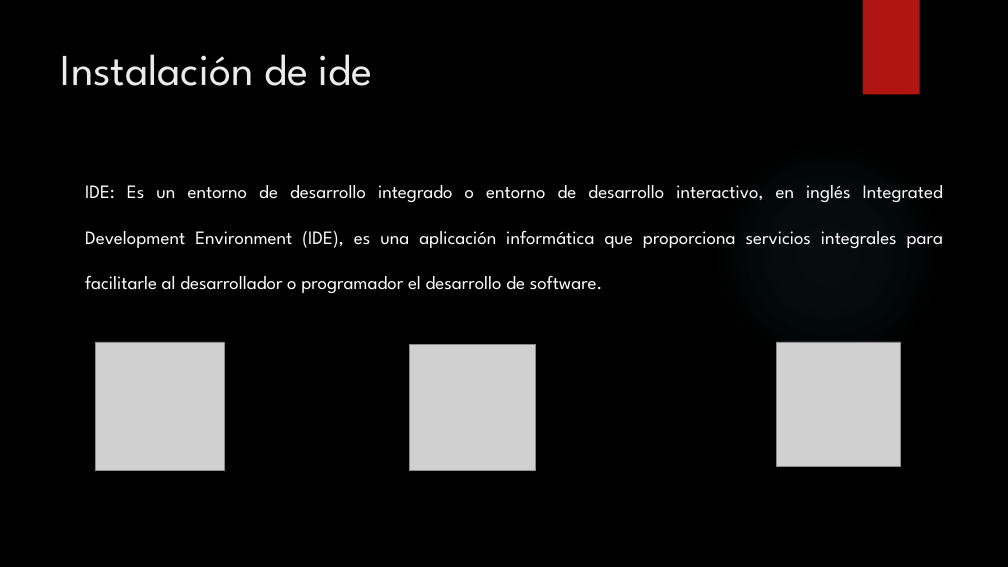
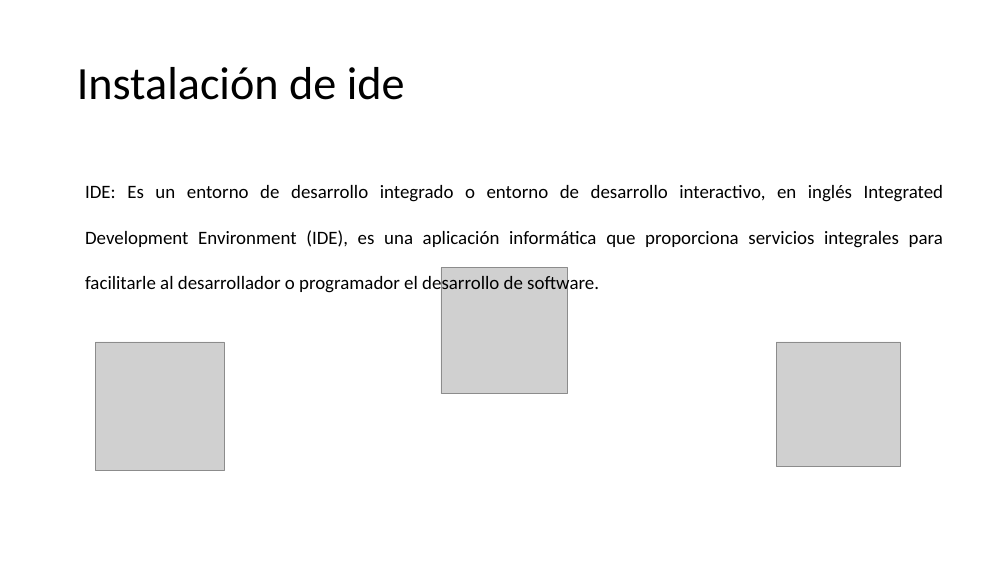
Before and after one commit to fabioandpinto/cursopython-2021, a slide deck: slide 21 of CursoPython.pptx (slide 20 before the commit). Drawn at 1008x567 pixels with LibreOffice and Linux fonts; fonts in the diff are those of the drawing; grey boxes stand for pictures; background and template pictures are left out. Boxes give left, top, right and bottom in pixels: in the first picture for what was removed or moved away, otherwise in the second. Text is boxed around its words. In the diff, an @@ line names an element or a change of style, - is before the commit and + after.

```diff
--- a/CursoPython.pptx
+++ b/CursoPython.pptx
@@ background picture (left out) to #FFFFFF @@
@@ rectangle removed at box(863, 0, 920, 95) @@
@@ title "Instalación de ide": place and size @@
-title "Instalación de ide" at box(61, 54, 373, 86)
+title "Instalación de ide" at box(77, 67, 405, 100)
@@ title "Instalación de ide" at box(77, 67, 405, 100): size 42 to 44 pt, font League Spartan to Calibri, text colour #EBEBEB to #000000; line spacing 1 to 0.9; vertical alignment top to middle @@
@@ ellipse removed at box(712, 138, 944, 371) @@
@@ text "IDE: Es un entorno de ..." at box(85, 185, 943, 294): font League Spartan to Calibri, text colour #FFFFFF to #000000 @@
@@ picture: place and size @@
-picture at box(410, 344, 536, 470)
+picture at box(441, 268, 567, 394)
```
Also in this commit, not shown: 60 other slides changed, 3 slides added, 2 slides removed, 46 other files.
